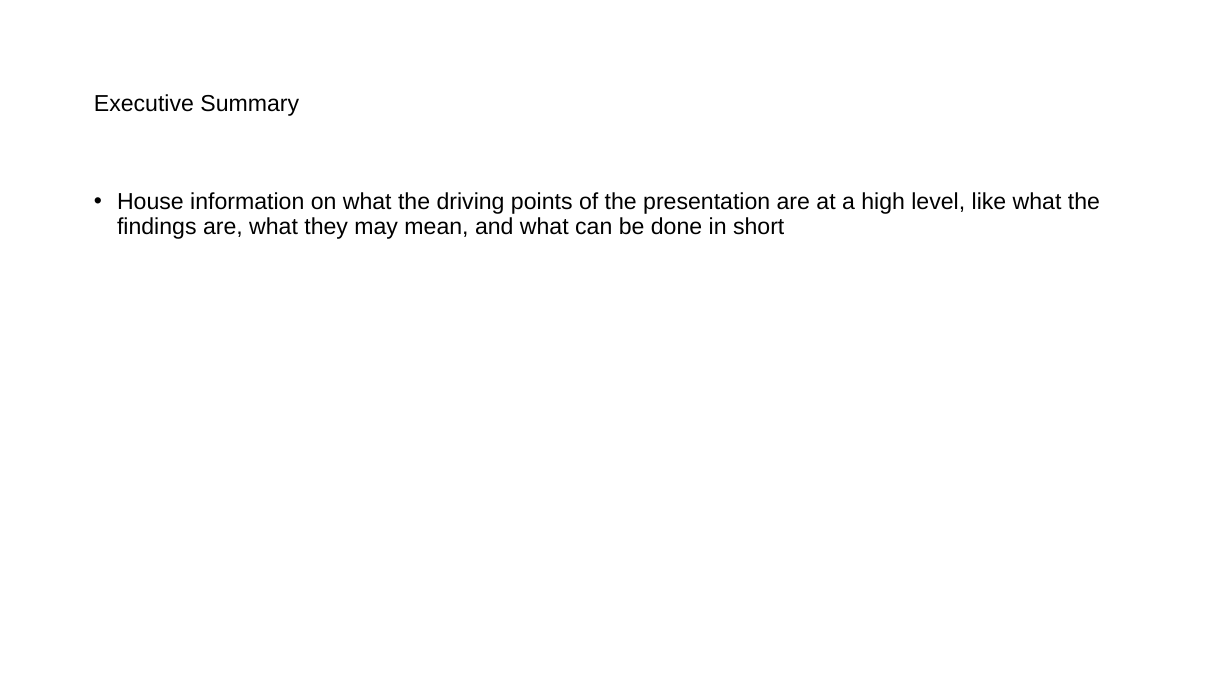
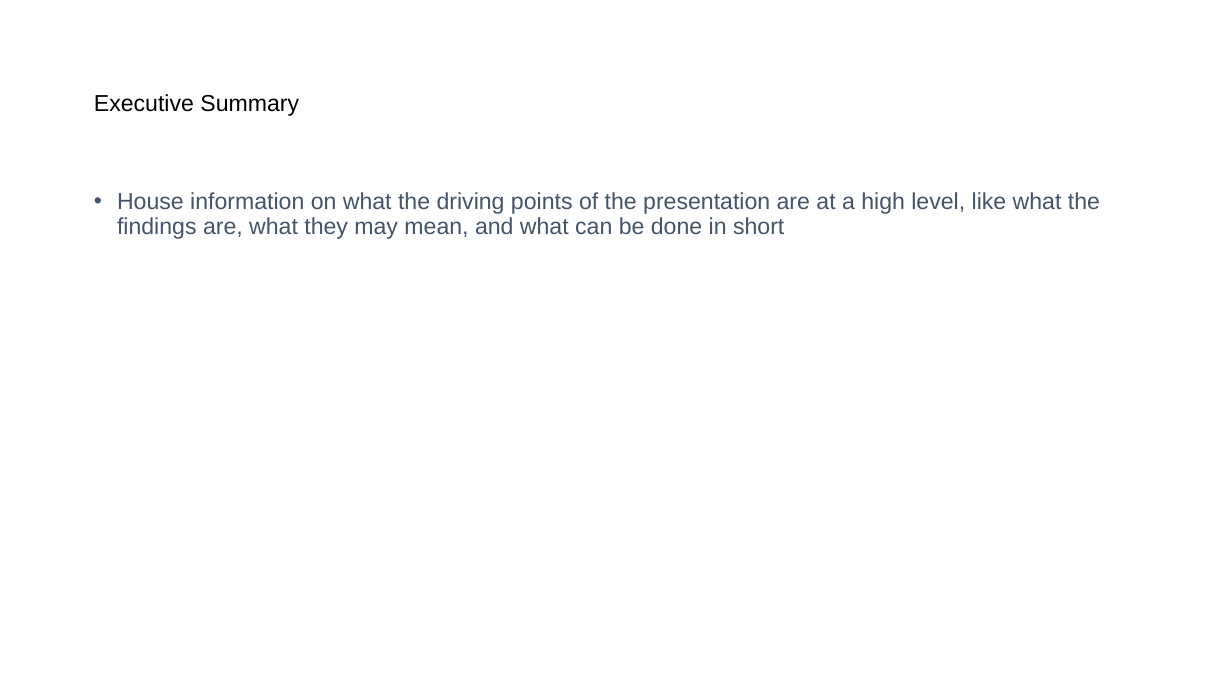
Before and after one commit to mathisme/ThinkfulDSFinalCapstone, a slide deck: slide 5 of Presentation.pptx. Drawn at 1232x693 pixels with LibreOffice and Linux fonts; fonts in the diff are those of the drawing. Boxes give left, top, right and bottom in pixels: in the first picture for what was removed or moved away, otherwise in the second. Text is boxed around its words. In the diff, an @@ line names an element or a change of style, - is before the commit and + after.

```diff
--- a/Presentation.pptx
+++ b/Presentation.pptx
@@ text "House information on what the ..." at box(117, 192, 1100, 239): text colour #000000 to #44546A @@
```
Also in this commit, not shown: 7 other slides changed, 5 slides added, 3 slides removed, 1 other file.
